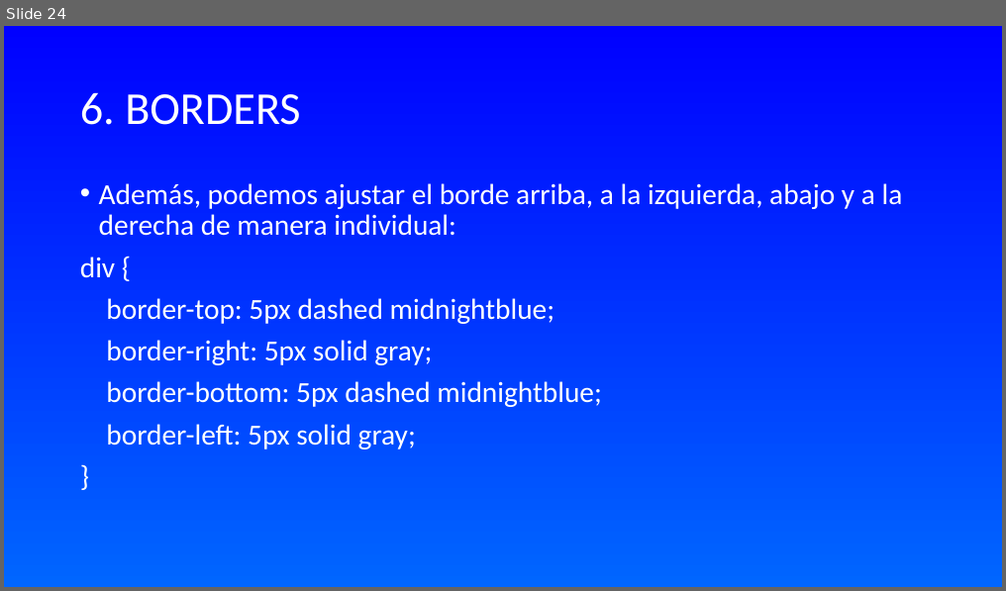
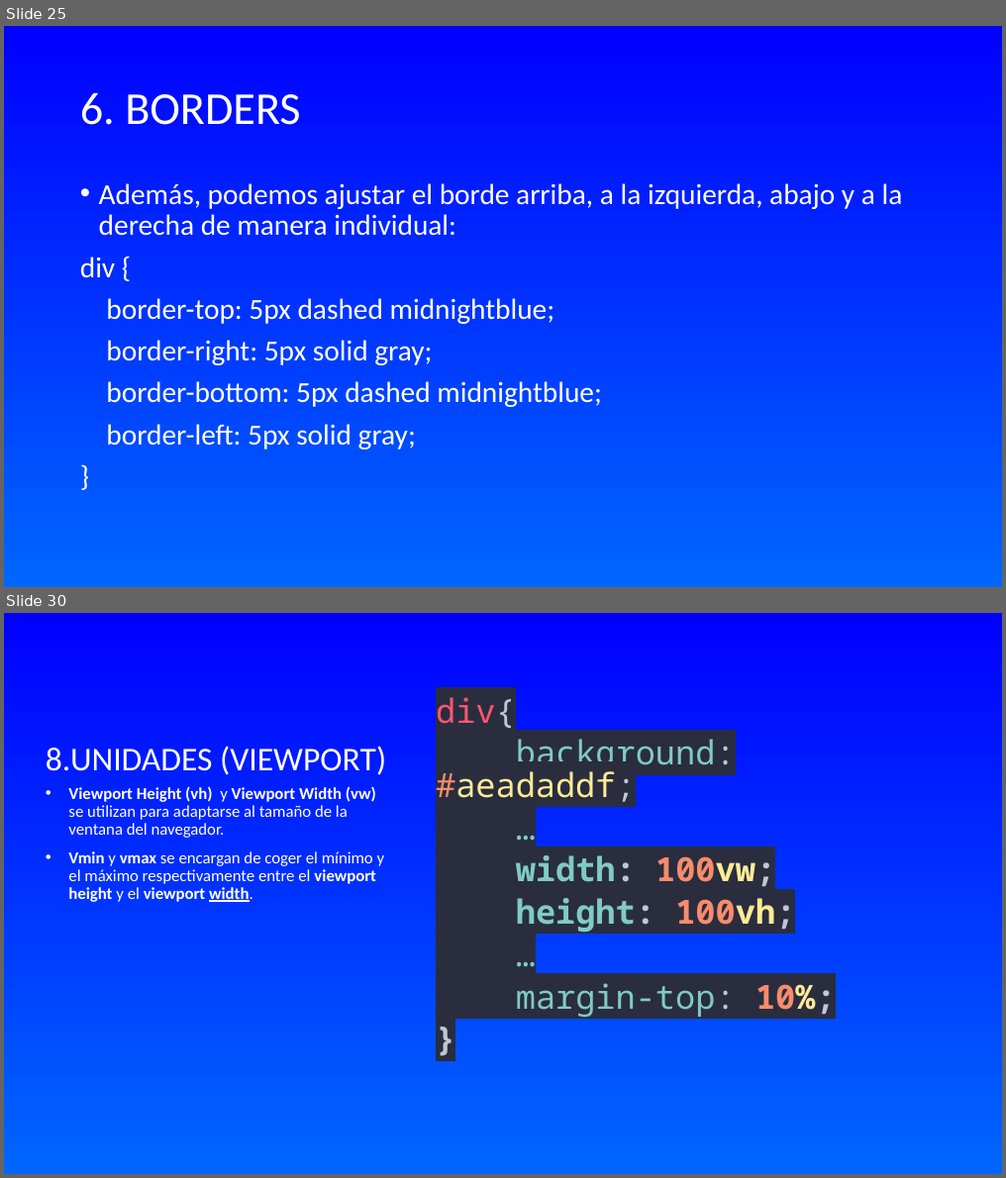
Before and after one commit to WalterDeRacagua/Curso-de-HTML-y-CSS, a slide deck: CSS/TEORÍA/INTRODUCCIÓN A CSS.odp. Shown one above the other, each under a label of ours: slide 24 before the commit, slides 25 and 30 after it; the slides between them are not shown. The pictures are 1006x591 and 1006x1178 pixels, drawn with LibreOffice and Linux fonts; fonts in the diff are those of the drawing. Boxes give left, top, right and bottom in pixels: in the first picture for what was removed or moved away, otherwise in the second. Text is boxed around its words. In the diff, an @@ line names an element or a change of style, - is before the commit and + after.

```diff
--- a/CSS/TEORÍA/INTRODUCCIÓN A CSS.odp
+++ b/CSS/TEORÍA/INTRODUCCIÓN A CSS.odp
@@ slide 30 added at box(4, 613, 1002, 1174), background gradient #0000FF to #0066FF @@
@@ text added at box(436, 697, 836, 1017), 32 pt, text #80CBC4 @@
+div{
+background: #aeadaddf;
+…
+width: 100vw;
+height: 100vh;
+…
+margin-top: 10%;
+}
@@ title added at box(46, 746, 386, 775), 32 pt, text #FFFFFF @@
+8.UNIDADES (VIEWPORT)
@@ text added at box(68, 786, 385, 902), 16 pt, text #FFFFFF @@
+• Viewport Height (vh) y Viewport Width (vw) se utilizan para adaptarse al tamaño de la ventana del navegador.
+• Vmin y vmax se encargan de coger el mínimo y el máximo respectivamente entre el viewport height y el viewport width.
@@ what was slide 24 is now slide 25 @@
```
Also in this commit, not shown: 1 slide changed, 10 other slides added, 4 other files.
